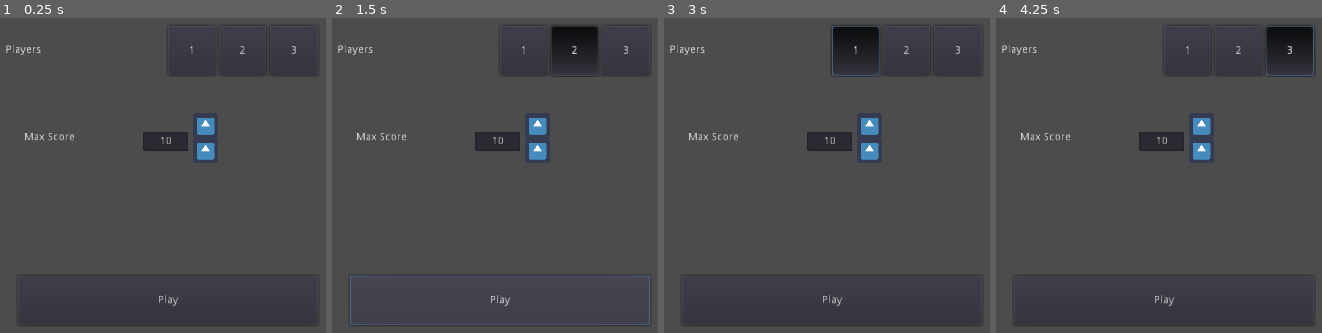
Above: before the commit, frames 1-4 (left to right).
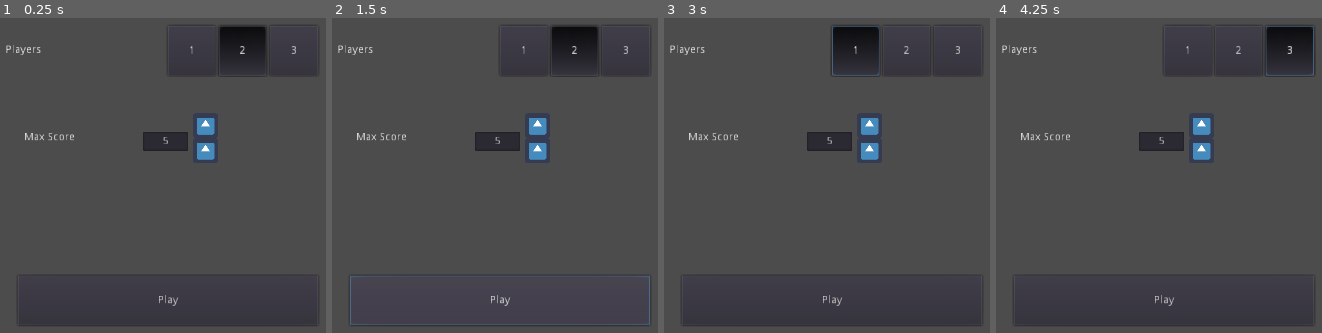
Above: after the commit, the same moments.

Repository: Ev01/PogoArena
Game: Godot game, scene res://UI/Menu.tscn
The game is run twice, just before and just after one commit, with the same random seed, the same clock (stepped at 60 frames per second) and the same inputs. This scene is started directly instead of the project's main scene. The engine's default icon, where the game draws it, is replaced by a stand-in: a white triangle on a blue panel in a dark square.
Inputs:
- Up to frame 1 (0.25 s): no input
- Up to frame 2 (1.5 s): click "2" at 0.5 s; click "Play" at 1.25 s
- Up to frame 3 (3 s): click "Play" at 2 s; click "1" at 2.75 s
- Up to frame 4 (4.25 s): click "3" at 3.5 s

The runs differ from the first frame. In frame 1, 1.4% of the frame differs, in the area x 49-82%, y 2-40%; in frame 2, less than 0.1%; in frame 3, less than 0.1%; in frame 4, less than 0.1%.
Error in both runs: Attempt to call function 'load_new_game' in base 'null instance' on a null instance. (res://UI/Menu.gd:13)

Commit message:
fixed scoring system

Diff:
--- a/Game/Game.gd
+++ b/Game/Game.gd
@@ -40,6 +40,7 @@
 	world.add_child(new_player)
 	new_player.connect("score_changed", self, "_on_player_score_changed", [new_player])
 	new_player.connect("got_kill", self, "_on_player_got_kill", [new_player])
+	new_player.connect("killed_self", self, "_on_player_killed_self", [new_player])
 
 	new_player.respawn()
 
@@ -89,3 +90,7 @@
 func _on_player_got_kill(player):
 	if not is_game_finished:
 		player.current_score += 1
+
+
+func _on_player_killed_self(player):
+	player.current_score = max(player.current_score - 1 , 0)
--- a/Player/Player.gd
+++ b/Player/Player.gd
@@ -23,6 +23,7 @@
 
 signal score_changed(current_score)
 signal got_kill()
+signal killed_self()
 
 var col_pos
 var col_normal
@@ -87,8 +88,16 @@
 func kill(body):
 
 	if not is_dead and not is_invincible:
+		if body.is_in_group("PlayerFoot"):
+			last_touched_by = body.get_parent()
+		elif body.is_in_group("Player"):
+			last_touched_by = body
+
 		if last_touched_by:
 			last_touched_by.give_frag()
+		else:
+			emit_signal("killed_self")
+
 
 		if body.is_in_group("Player"):
 			# Apply force away from the killer
@@ -110,6 +119,7 @@
 		angular_velocity = 0
 		rotation = 0
 		rot_flip = 0
+		last_touched_by = null
 		sprite.modulate = Color(1,1,1)
 		is_dead = false
 		# Wait 0.05 seconds frame to prevent dying on spawn.
--- a/UI/Menu.tscn
+++ b/UI/Menu.tscn
@@ -65,7 +65,6 @@
 margin_right = 568.0
 margin_bottom = 312.0
 max_value = 9999
-value = 10
 
 [node name="MaxScoreLbl" type="Label" parent="."]
 margin_left = 328.0
--- a/UI/MultiSelectButton/MultiSelectButton.gd
+++ b/UI/MultiSelectButton/MultiSelectButton.gd
@@ -4,6 +4,7 @@
 export (Dictionary) var buttons
 
 var current_value
+var button_nodes = {}
 
 onready var button_group = ButtonGroup.new()
 
@@ -20,6 +21,12 @@
 		new_button.connect("pressed", self, "_on_button_pressed", [name])
 		new_button.size_flags_horizontal = SIZE_EXPAND_FILL
 
+		button_nodes[name] = new_button
+
+	button_nodes["2"].pressed = true
+	_on_button_pressed("2")
+
+
 
 func _on_button_pressed(name):
 	current_value = buttons[name]
--- a/UI/NumberButton/NumberButton.tscn
+++ b/UI/NumberButton/NumberButton.tscn
@@ -13,7 +13,7 @@
 }
 min_value = 1
 max_value = 100
-value = 2
+value = 5
 
 [node name="Up" type="TextureButton" parent="."]
 margin_left = 64.0
@@ -44,7 +44,7 @@
 margin_top = 24.0
 margin_right = 58.0
 margin_bottom = 48.0
-text = "10"
+text = "5"
 align = 1
 max_length = 4
 context_menu_enabled = false
